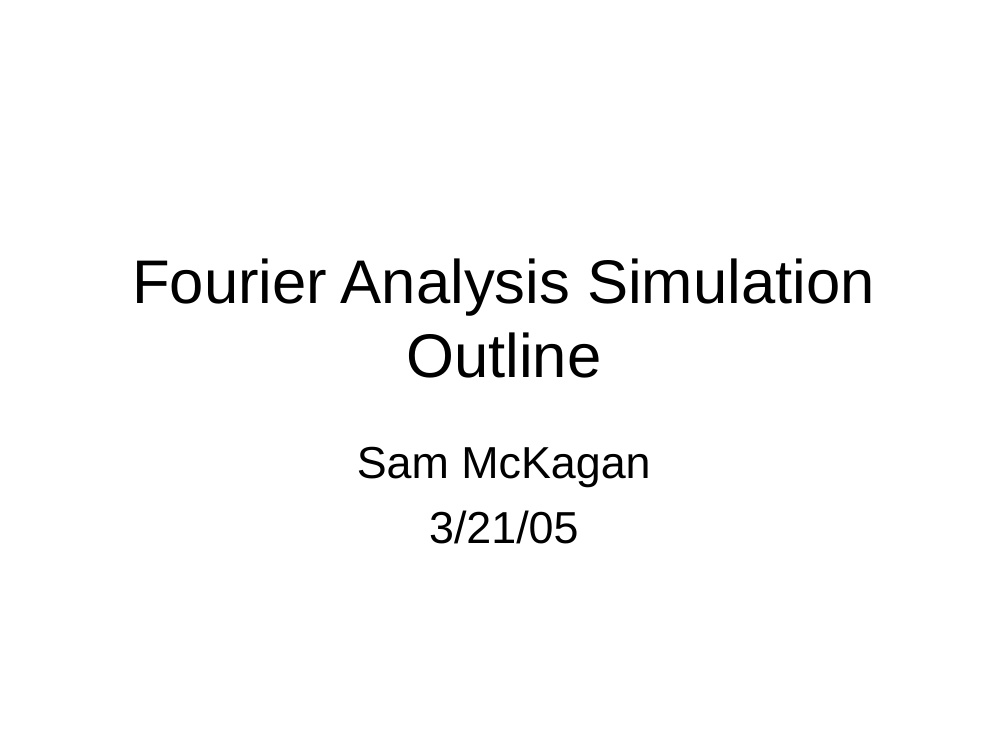
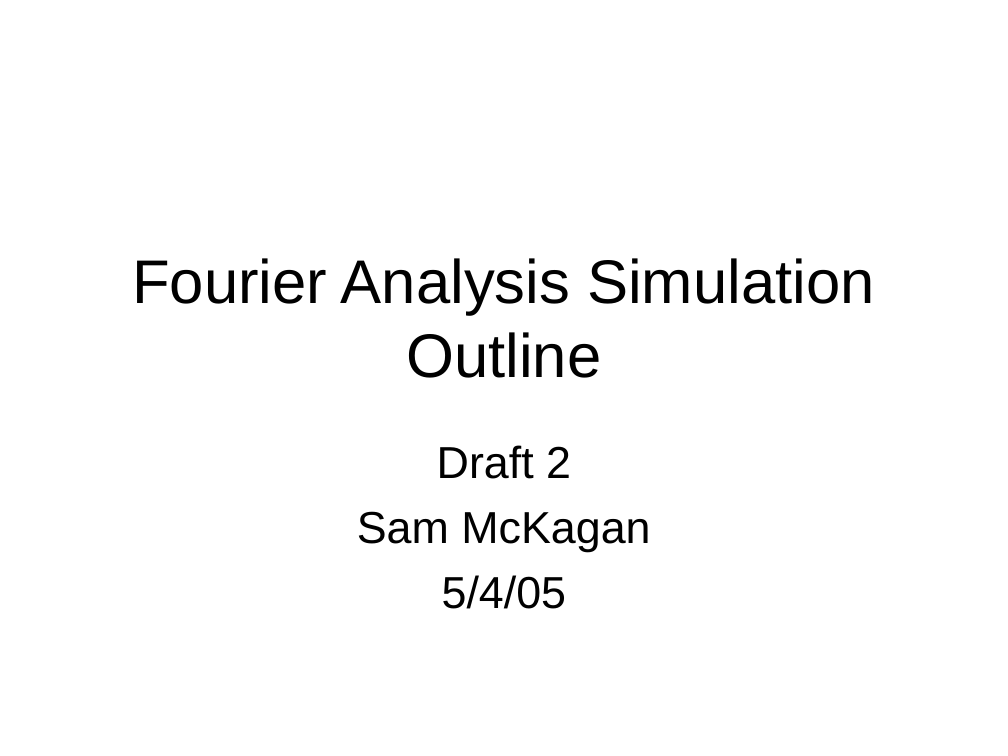
Before and after one commit to mleoking/PhET, a slide deck: slide 1 of fourier/doc/Fourier_Design_Outline.ppt. Drawn at 1008x756 pixels with LibreOffice and Linux fonts; fonts in the diff are those of the drawing. Boxes give left, top, right and bottom in pixels: in the first picture for what was removed or moved away, otherwise in the second. Text is boxed around its words. In the diff, an @@ line names an element or a change of style, - is before the commit and + after.

Commit message:
updated design from Sam McKagan, based on 5/4/2005 input from Fourier team

```diff
--- a/fourier/doc/Fourier_Design_Outline.ppt
+++ b/fourier/doc/Fourier_Design_Outline.ppt
@@ subtitle at (437,445,571,479): paragraph added @@
+Draft 2
@@ subtitle at (442,575,566,609): text changed @@
-3/21/05
+5/4/05
```
Also in this commit, not shown: 10 other slides changed, 16 slides added, 6 slides removed.
